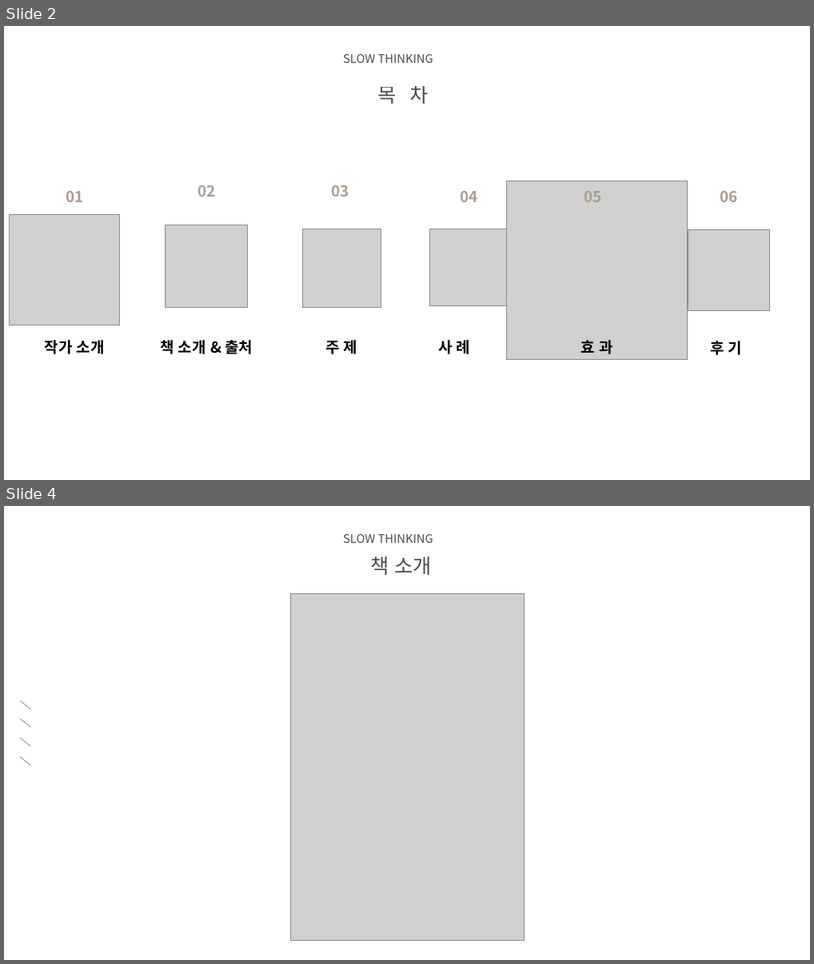
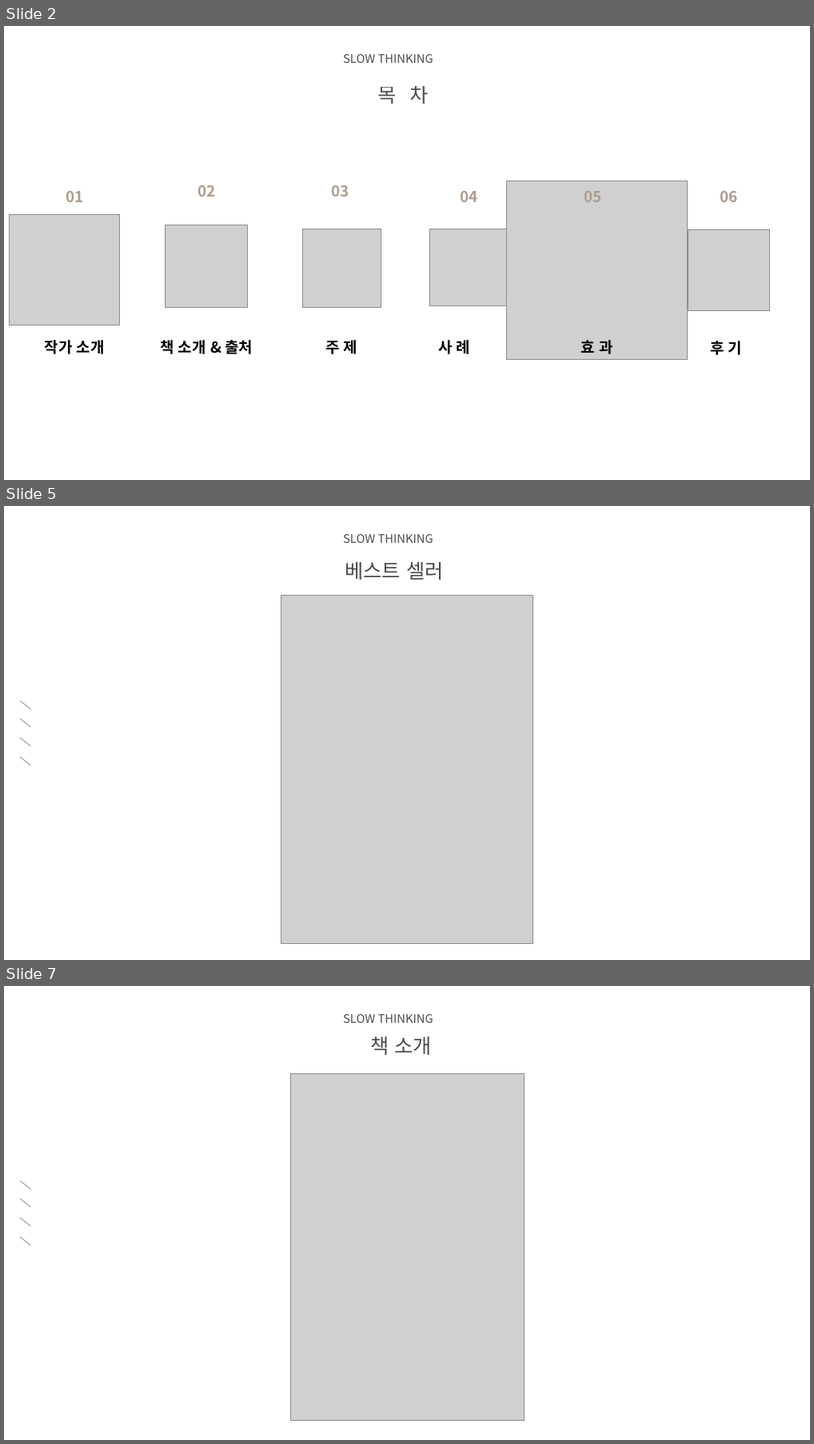
Before and after one commit to audgks5551/ppt, a slide deck: 2조.pptx. Shown one above the other, each under a label of ours: slides 2 and 4 before the commit, slides 2, 5 and 7 after it; the slides between them are not shown. The pictures are 814x964 and 814x1444 pixels, drawn with LibreOffice and Linux fonts; fonts in the diff are those of the drawing; grey boxes stand for pictures; background and template pictures are left out. Boxes give left, top, right and bottom in pixels: in the first picture for what was removed or moved away, otherwise in the second. Text is boxed around its words. In the diff, an @@ line names an element or a change of style, - is before the commit and + after.

```diff
--- a/2조.pptx
+++ b/2조.pptx
@@ slide 5 added at (4, 506, 810, 960), background picture (left out) @@
@@ text added at (343, 534, 434, 543), 14 pt, text #000000 at 71% opacity @@
+SLOW THINKING
@@ text added at (345, 562, 443, 580), 24 pt, text #000000 at 71% opacity @@
+베스트 셀러
@@ picture added at (282, 595, 534, 943) @@
@@ group added at (20, 700, 30, 765): 4 lines @@
@@ what was slide 4 is now slide 7 @@
```
Also in this commit, not shown: 1 slide changed, 2 other slides added.
